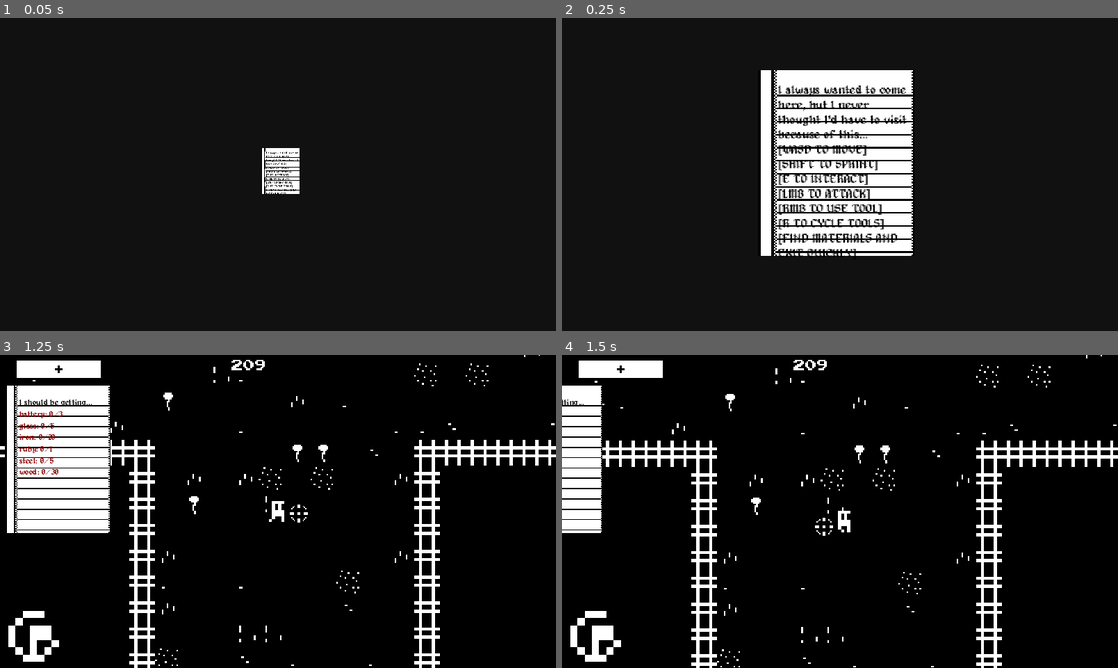
Above: before the commit, frames 1-4 (two rows, left to right).
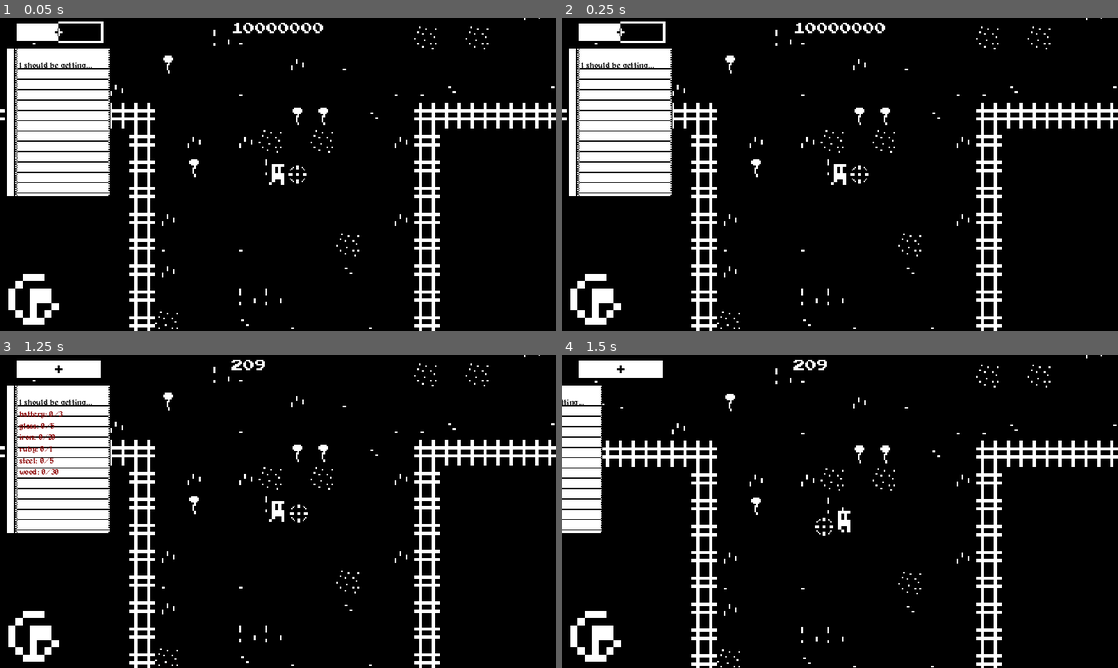
Above: after the commit, the same moments.

Repository: AnigamerWasTakenTwice/gmtk-jam-26-aniandcopper
Game: Godot game, scene res://scenes/forest.tscn
The game is run twice, just before and just after one commit, with the same random seed, the same clock (stepped at 60 frames per second) and the same inputs.
Inputs (mouse positions are in pixels of both pictures, inside the frame that each line leads up to):
- Up to frame 1 (0.05 s): no input
- Up to frame 2 (0.25 s): no input
- Up to frame 3 (1.25 s): tap Enter at 0.5 s; move the mouse to (400, 495) at 0.52 s; hold D (move_right) from 0.53 s (still down); click (400, 495) at 0.6 s
- Up to frame 4 (1.5 s): move the mouse to (728, 527) at 1.27 s; release D (move_right) at 1.28 s; hold S (move_down) from 1.28 s (still down); tap Tab (checklist) at 1.35 s

The runs differ from the first frame. In frame 1, 14% of the frame differs, in the area x 0-100%, y 0-100%; in frame 2, 26%; in frame 3, nothing differs; in frame 4, nothing differs.

Commit message:
added title screen, started on South Star Pathfinding

Diff:
--- /dev/null
+++ b/assets/shaders/title_material.gdshader
@@ -0,0 +1,37 @@
+shader_type canvas_item;
+
+uniform sampler2D override_texture_sky;
+uniform sampler2D override_texture_tentacle;
+
+uniform vec4 sky_color : source_color = vec4(1.0, 0.0, 0.0, 1.0);
+uniform vec4 tentacle_color : source_color = vec4(1.0, 0.0, 0.0, 1.0);
+uniform float tolerance = 0.05;
+
+uniform vec2 direction_sky;
+uniform vec2 direction_tentacle;
+uniform float speed_sky;
+uniform float speed_tentacle;
+
+void fragment() {
+	vec4 tex_color = texture(TEXTURE, UV);
+
+	bool is_pure_black = (tex_color.r == 0.0 && tex_color.g == 0.0 && tex_color.b == 0.0);
+	bool is_near_black = length(tex_color.rgb) < 0.01;
+
+
+
+	if (distance(tex_color.rgb, sky_color.rgb) < tolerance) {
+		vec2 move = direction_sky * TIME * speed_sky;
+
+		vec4 new_color = texture(override_texture_sky, UV+move);
+		COLOR = texture(override_texture_sky, fract(UV+move));
+
+	}
+	 if (distance(tex_color.rgb, tentacle_color.rgb) < tolerance) {
+		vec2 move = direction_tentacle * TIME * speed_tentacle;
+
+		vec4 new_color = texture(override_texture_tentacle, UV+move);
+		COLOR = texture(override_texture_tentacle, fract(UV+move));
+    }
+
+}
--- a/scenes/forest.tscn
+++ b/scenes/forest.tscn
@@ -13,6 +13,12 @@
 [ext_resource type="Script" path="res://scripts/camera_limiter.gd" id="11_ukeqe"]
 [ext_resource type="AudioStream" uid="uid://cp6oou3lqkcgu" path="res://assets/music/forest-wanderer-final.mp3" id="12_xquum"]
 [ext_resource type="AudioStream" uid="uid://bfyk7fcio8k5m" path="res://assets/music/ohfuck.mp3" id="13_0ntcd"]
+
+[sub_resource type="Curve2D" id="Curve2D_3xc3x"]
+_data = {
+"points": PackedVector2Array(1.5874, 413.299, 0, -300, 1250, 0, 750, 0, -750, 0, 0, -750, 0, -300, 0, 300, -1250, 0, -750, 0, 750, 0, 0, 750, 0, 300, 0, 0, 1250, 0)
+}
+point_count = 5
 
 [sub_resource type="RectangleShape2D" id="RectangleShape2D_k8uyb"]
 size = Vector2(1624, 104)
@@ -93,7 +99,26 @@
 position = Vector2(439, -196)
 camera_bottom_threshhold = 935
 
+[node name="SouthStarHelperPoints" type="Node2D" parent="Player"]
+unique_name_in_owner = true
+
+[node name="Path" type="Path2D" parent="Player/SouthStarHelperPoints"]
+curve = SubResource("Curve2D_3xc3x")
+
+[node name="TopRight" type="Marker2D" parent="Player/SouthStarHelperPoints"]
+position = Vector2(1250, -750)
+
+[node name="TopLeft" type="Marker2D" parent="Player/SouthStarHelperPoints"]
+position = Vector2(-1250, -750)
+
+[node name="BottomLeft" type="Marker2D" parent="Player/SouthStarHelperPoints"]
+position = Vector2(-1250, 750)
+
+[node name="BottomRight" type="Marker2D" parent="Player/SouthStarHelperPoints"]
+position = Vector2(1250, 750)
+
 [node name="TutorialScreen" parent="." instance=ExtResource("3_g106x")]
+visible = false
 
 [node name="TextureRect" parent="TutorialScreen" index="1"]
 offset_left = 406.0
--- a/scenes/prefabs/harvest_points/harvest_point_rock.tscn
+++ b/scenes/prefabs/harvest_points/harvest_point_rock.tscn
@@ -15,6 +15,7 @@
 type = "pickaxe"
 
 [node name="Hitbox" parent="." instance=ExtResource("2_vq6eu")]
+position = Vector2(0, -34)
 
 [node name="Rock" type="Sprite2D" parent="."]
 position = Vector2(2.84217e-14, -60)
--- /dev/null
+++ b/scenes/title_screen.tscn
@@ -0,0 +1,142 @@
+[gd_scene load_steps=16 format=3 uid="uid://bvro8i3m02ek2"]
+
+[ext_resource type="Shader" path="res://assets/shaders/title_material.gdshader" id="1_xk5tj"]
+[ext_resource type="Texture2D" uid="uid://il7fqv3262dw" path="res://assets/sprites/south_star/supernova2.png" id="2_pa6w6"]
+[ext_resource type="Texture2D" uid="uid://db0lf2xp1qip8" path="res://assets/sprites/south_star/supernova1.png" id="3_knds6"]
+[ext_resource type="Texture2D" uid="uid://beivxeqoyemb1" path="res://assets/sprites/ui/TitlePreGame.png" id="4_a2lu6"]
+[ext_resource type="FontFile" uid="uid://j7b5iyyuwn6u" path="res://assets/fonts/alagard.ttf" id="5_s1033"]
+[ext_resource type="FontFile" uid="uid://dpwkl74yrvhas" path="res://assets/fonts/Early GameBoy.ttf" id="7_pyp2d"]
+[ext_resource type="Texture2D" uid="uid://t0wpyf38iqm8" path="res://assets/sprites/ui/z_particle.png" id="8_ge6m1"]
+
+[sub_resource type="GDScript" id="GDScript_yh20n"]
+script/source = "extends Node2D
+
+const FIRST_LEVEL = preload(\"res://scenes/forest.tscn\")
+
+func _on_play_button_button_down() -> void:
+	$PlayButton.icon.region = Rect2(64, 0, 64, 20)
+
+	get_tree().change_scene_to_packed(FIRST_LEVEL)
+
+
+func _on_quit_button_button_down() -> void:
+	$QuitButton.icon.region = Rect2(64, 0, 64, 20)
+
+	get_tree().quit()
+"
+
+[sub_resource type="ShaderMaterial" id="ShaderMaterial_noruw"]
+shader = ExtResource("1_xk5tj")
+shader_parameter/sky_color = Color(0, 1, 0.745098, 1)
+shader_parameter/tentacle_color = Color(0.901961, 0.0627451, 0.0627451, 1)
+shader_parameter/tolerance = 0.05
+shader_parameter/direction_sky = Vector2(1, 1)
+shader_parameter/direction_tentacle = Vector2(-1, -1)
+shader_parameter/speed_sky = 1.0
+shader_parameter/speed_tentacle = 1.0
+shader_parameter/override_texture_sky = ExtResource("2_pa6w6")
+shader_parameter/override_texture_tentacle = ExtResource("3_knds6")
+
+[sub_resource type="LabelSettings" id="LabelSettings_6w2je"]
+font = ExtResource("5_s1033")
+font_size = 64
+font_color = Color(0.876047, 0, 0.0798016, 1)
+outline_size = 32
+outline_color = Color(0, 0, 0, 1)
+shadow_size = 26
+shadow_color = Color(0, 0, 0, 0.34902)
+
+[sub_resource type="CompressedTexture2D" id="CompressedTexture2D_036ql"]
+load_path = "res://.godot/imported/button.png-69d1630111600aeecc9e62206492cb8d.ctex"
+
+[sub_resource type="AtlasTexture" id="AtlasTexture_l27d7"]
+atlas = SubResource("CompressedTexture2D_036ql")
+region = Rect2(0, 0, 64, 20)
+
+[sub_resource type="LabelSettings" id="LabelSettings_y4mbm"]
+font = ExtResource("7_pyp2d")
+font_size = 32
+font_color = Color(0, 0, 0, 1)
+
+[sub_resource type="AtlasTexture" id="AtlasTexture_yi6rq"]
+atlas = SubResource("CompressedTexture2D_036ql")
+region = Rect2(0, 0, 64, 20)
+
+[sub_resource type="Gradient" id="Gradient_mjt8x"]
+offsets = PackedFloat32Array(0, 0.686667)
+colors = PackedColorArray(1, 1, 1, 1, 1, 1, 1, 0.301961)
+
+[node name="TitleScreen" type="Node2D"]
+script = SubResource("GDScript_yh20n")
+
+[node name="Texture" type="Sprite2D" parent="."]
+material = SubResource("ShaderMaterial_noruw")
+position = Vector2(579.778, 325.625)
+scale = Vector2(14.5056, 14.5056)
+texture = ExtResource("4_a2lu6")
+
+[node name="Title" type="Label" parent="."]
+offset_left = 359.0
+offset_top = 111.0
+offset_right = 727.0
+offset_bottom = 171.0
+theme_override_font_sizes/font_size = 32
+text = "SOUTH STAR"
+label_settings = SubResource("LabelSettings_6w2je")
+
+[node name="PlayButton" type="Button" parent="."]
+offset_left = 386.0
+offset_top = 337.0
+offset_right = 803.0
+offset_bottom = 470.0
+text = "
+"
+icon = SubResource("AtlasTexture_l27d7")
+icon_alignment = 1
+expand_icon = true
+
+[node name="Text" type="Label" parent="PlayButton"]
+layout_mode = 0
+offset_top = 3.0
+offset_right = 409.0
+offset_bottom = 103.0
+text = "PLAY"
+label_settings = SubResource("LabelSettings_y4mbm")
+horizontal_alignment = 1
+vertical_alignment = 1
+
+[node name="QuitButton" type="Button" parent="."]
+offset_left = 386.0
+offset_top = 476.0
+offset_right = 803.0
+offset_bottom = 609.0
+text = "
+"
+icon = SubResource("AtlasTexture_yi6rq")
+icon_alignment = 1
+expand_icon = true
+
+[node name="Text" type="Label" parent="QuitButton"]
+layout_mode = 0
+offset_top = 3.0
+offset_right = 409.0
+offset_bottom = 103.0
+text = "QUIT"
+label_settings = SubResource("LabelSettings_y4mbm")
+horizontal_alignment = 1
+vertical_alignment = 1
+
+[node name="CPUParticles2D" type="CPUParticles2D" parent="."]
+position = Vector2(978, 449)
+amount = 3
+lifetime = 3.0
+texture = ExtResource("8_ge6m1")
+gravity = Vector2(100, -100)
+angular_velocity_min = -8.68
+angular_velocity_max = -8.68
+scale_amount_min = 3.0
+scale_amount_max = 3.0
+color_ramp = SubResource("Gradient_mjt8x")
+
+[connection signal="button_down" from="PlayButton" to="." method="_on_play_button_button_down"]
+[connection signal="button_down" from="QuitButton" to="." method="_on_quit_button_button_down"]
--- a/scripts/harvest_point.gd
+++ b/scripts/harvest_point.gd
@@ -14,7 +14,7 @@
 	if health <= 0:
 		var drop = item.instantiate()
 		get_parent().add_child(drop)
-		drop.global_position = global_position
+		drop.global_position = $Hitbox.global_position
 
 		queue_free()
 	pass
Binary file added: assets/sprites/ui/button.png
Not shown, added: assets/sprites/ui/button.png.import
Binary file added: assets/sprites/ui/z_particle.png
Not shown, added: assets/sprites/ui/z_particle.png.import
Not shown: 1 places in scenes/forest.tscn that only renumber resources
